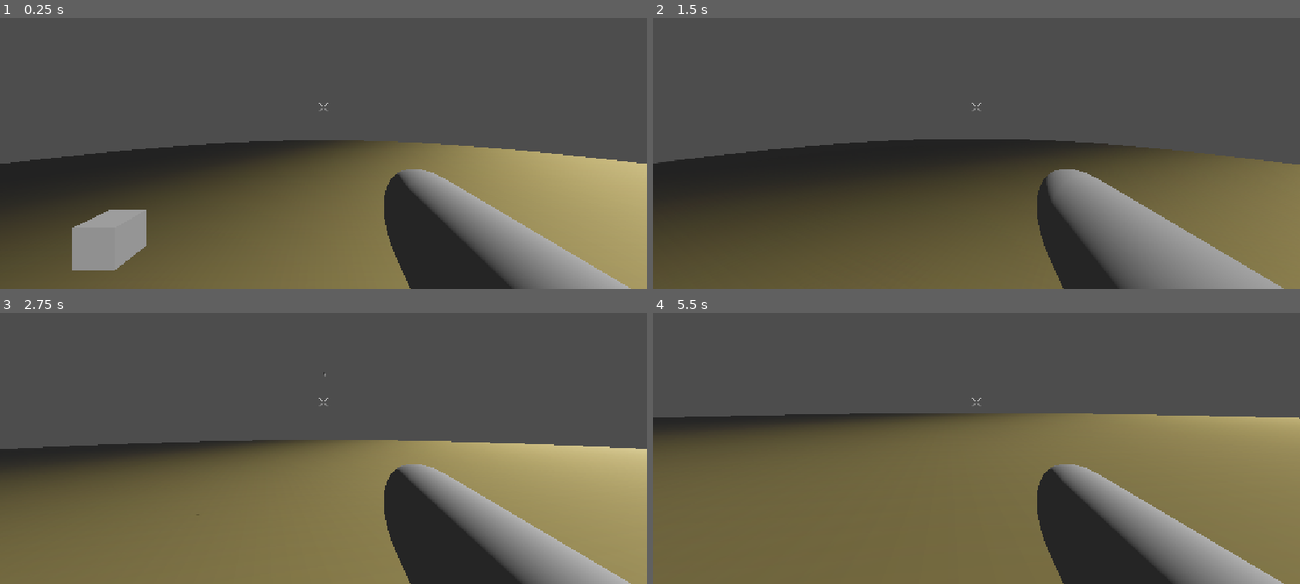
Above: before the commit, frames 1-4 (two rows, left to right).
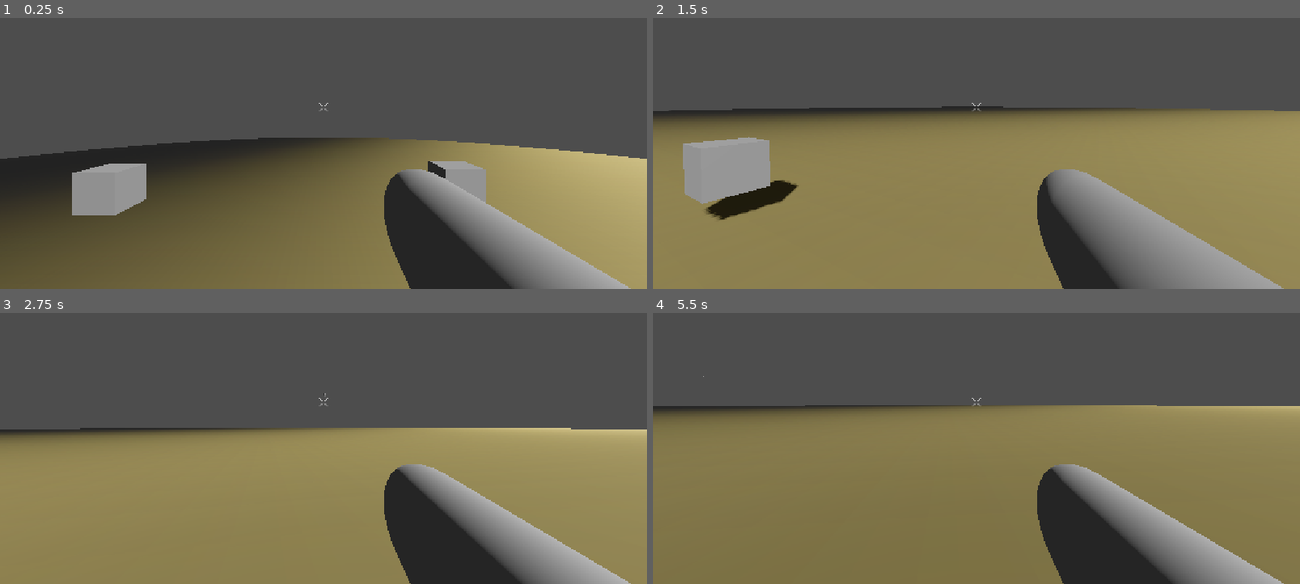
Above: after the commit, the same moments.

Repository: Schlutzkrapfen/RobertsGameJam
Game: Godot game, scene res://Nodes/Levels/Level0.tscn
Same seed, same stepped clock (60 frames per second), same inputs: the game is played once before the commit and once after it.
Inputs (mouse positions are in pixels of both pictures, inside the frame that each line leads up to):
- Up to frame 1 (0.25 s): no input
- Up to frame 2 (1.5 s): tap Enter (ui_accept) at 0.5 s; move the mouse to (1008, 104) at 0.52 s; press the mouse at (1008, 104) at 0.53 s; hold W (move_forward) from 0.53 s (still down); tap Space (jump) at 0.77, 1.07 s; tap Shift (sprint, bound only before the commit) at 0.8, 1.35 s; move the mouse to (944, 107) at 1.27 s; release the mouse at (944, 107) at 1.28 s
- Up to frame 3 (2.75 s): keep holding W (move_forward); tap Space (jump) at 1.52, 1.55, 1.82, 2.1 s; move the mouse to (336, 394) at 2.02 s; press the mouse at (336, 394) at 2.03 s
- Up to frame 4 (5.5 s): keep holding W (move_forward); move the mouse to (970, 407) at 2.77 s; release the mouse at (970, 407) at 2.78 s; click (970, 407) at 2.85 s; tap Space (jump) at 3.02, 3.32, 3.77, 3.8, 4.07, 4.52, 4.82 s; tap Shift (sprint, bound only before the commit) at 3.05 s; move the mouse to (1021, 405) at 3.52 s; hold Shift (sprint, bound only before the commit) 3.53-4.28 s; move the mouse to (924, 397) at 4.27 s; click (924, 397) at 4.35 s; move the mouse to (982, 402) at 5.02 s; hold Shift (sprint, bound only before the commit) from 5.03 s (still down)

The runs differ from the first frame. In frame 1, 6.1% of the frame differs, in the area x 0-100%, y 44-94%; in frame 2, 53%, in the area x 0-100%, y 32-100%; in frame 3, 24%; in frame 4, 13%.

Commit message:
Revert "Merge branch 'main' of github.com:Schlutzkrapfen/RobertsGameJam"
This reverts commit 8016d73cd1e5bce30645e23366922157b66fb86c, reversing
changes made to 690bd5004b917b7fdf06fe6613f37a38817775a5.

Diff:
--- a/Scripts/Player/Player.gd
+++ b/Scripts/Player/Player.gd
@@ -1,7 +1,11 @@
 extends CharacterBody3D
 
+
+const SPEED:float = 5.0
+const JUMP_VELOCITY:float = 4.5
 const SHOOT_SHAKE_AMOUNT:float = 0.01
 signal camera_shake(amount:float)
+
 
 # stats
 var curHp : int = 10
@@ -10,16 +14,9 @@
 var score : int = 0
 
 # physics
+var moveSpeed : float = 5.0
+var jumpForce : float = 5.0
 var gravity : float = 12.0
-
-# movement
-@export var moveSpeed : float = 5.0
-@export var sprintSpeed : float = 12.0
-var curSpeed : float = moveSpeed
-
-# jump
-@export var jumpForce : float = 5.0
-@export var curJumps = 2
 
 # cam look
 var minLookAngle : float = -90.0
@@ -31,36 +28,18 @@
 var mouseDelta : Vector2 = Vector2()
 
 #Normal Weapon
-@export_category("Weapon")
 @export var bullet: PackedScene
 @export var muzzle : Node3D
 @export var bulletsPerBurst : int = 3
 @export var burstSpeed : float = 0.05
 @export var burstCooldown : float = 0.5
 @export var tracerSpeed : float = 0.1
+var isShooting : bool = false
 var curShootTimer : float = 0
 var curBurstCountdown : int = bulletsPerBurst - 1
 
-#inputs
-@export_category("Inputs")
-var isShooting : bool = false
-@export var jumpBuffer : float = 0.05
-var curJumpBuffered : float = jumpBuffer
-
 # player components
-@onready var camera: Camera3D = get_node("Camera3D")
-
-func _process(delta):
-	controll_camera(delta)
-	if(isShooting):
-		shoot(delta)
-
-	curJumpBuffered -= delta
-	if(Input.is_action_just_pressed("jump")):
-		curJumpBuffered = jumpBuffer
-
-	if(is_on_floor()):
-		curJumps = 2
+@onready var camera: Camera3D= get_node("Camera3D")
 
 func _physics_process(delta: float) -> void:
 	# Add the gravity.
@@ -68,26 +47,19 @@
 		velocity += get_gravity() * delta
 
 	# Handle jump.
-	if curJumpBuffered >= 0 and curJumps > 0:
-		curJumpBuffered = -1
-		velocity.y = jumpForce
-		curJumps -= 1
-
-	#Handle Sprinting
-	curSpeed = moveSpeed
-	if(Input.is_action_pressed("sprint")):
-		curSpeed = sprintSpeed
+	if Input.is_action_just_pressed("jump") and is_on_floor():
+		velocity.y = JUMP_VELOCITY
 
 	# Get the input direction and handle the movement/deceleration.
 	# As good practice, you should replace UI actions with custom gameplay actions.
 	var input_dir := Input.get_vector("move_left", "move_right", "move_forward", "move_backward")
 	var direction := (transform.basis * Vector3(input_dir.x, 0, input_dir.y)).normalized()
 	if direction:
-		velocity.x = direction.x * curSpeed
-		velocity.z = direction.z * curSpeed
+		velocity.x = direction.x * SPEED
+		velocity.z = direction.z * SPEED
 	else:
-		velocity.x = move_toward(velocity.x, 0, curSpeed)
-		velocity.z = move_toward(velocity.z, 0, curSpeed)
+		velocity.x = move_toward(velocity.x, 0, SPEED)
+		velocity.z = move_toward(velocity.z, 0, SPEED)
 
 	move_and_slide()
 
@@ -112,6 +84,11 @@
 
 	# reset the mouse delta vector
 	mouseDelta = Vector2()
+
+func _process(delta):
+	controll_camera(delta)
+	if(isShooting):
+		shoot(delta)
 
 func shoot(delta):
 	curShootTimer -= delta
--- a/project.godot
+++ b/project.godot
@@ -65,11 +65,6 @@
 "events": [Object(InputEventMouseButton,"resource_local_to_scene":false,"resource_name":"","device":-1,"window_id":0,"a …(253 unchanged characters)…
 ]
 }
-sprint={
-"deadzone": 0.2,
-"events": [Object(InputEventKey,"resource_local_to_scene":false,"resource_name":"","device":-1,"window_id":0,"alt_pressed":false,"shift_pressed":false,"ctrl_pressed":false,"meta_pressed":false,"pressed":false,"keycode":0,"physical_keycode":4194325,"key_label":0,"unicode":0,"location":0,"echo":false,"script":null)
-]
-}
 
 [physics]
 
Not shown, changed: Assets/3d/Matirial/texture.png.import
Not shown, changed: Assets/Crosshair.png.import
